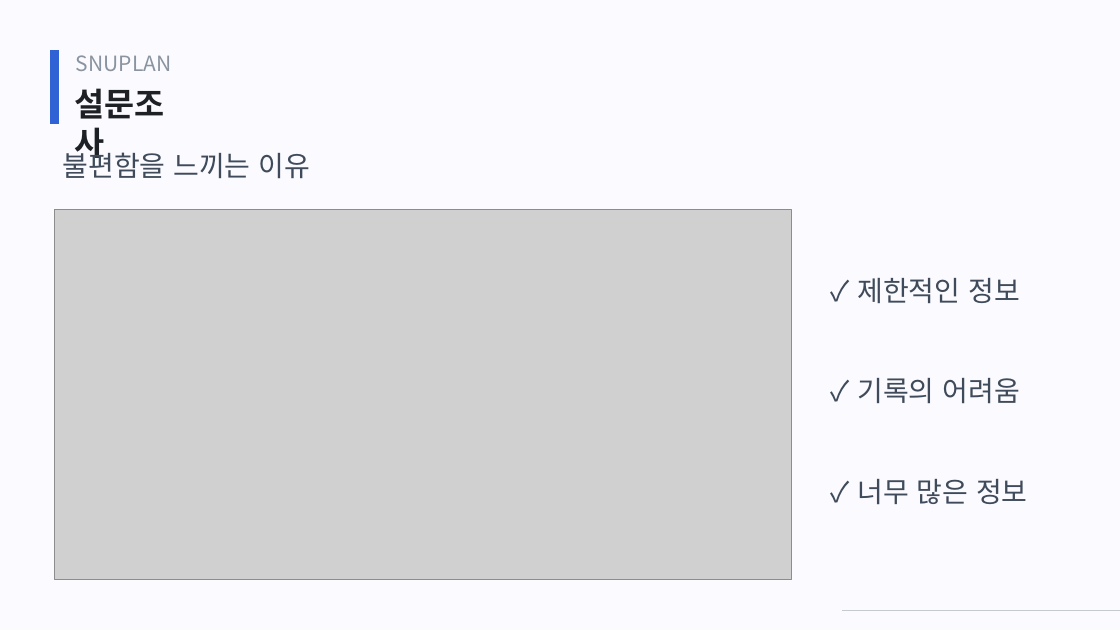
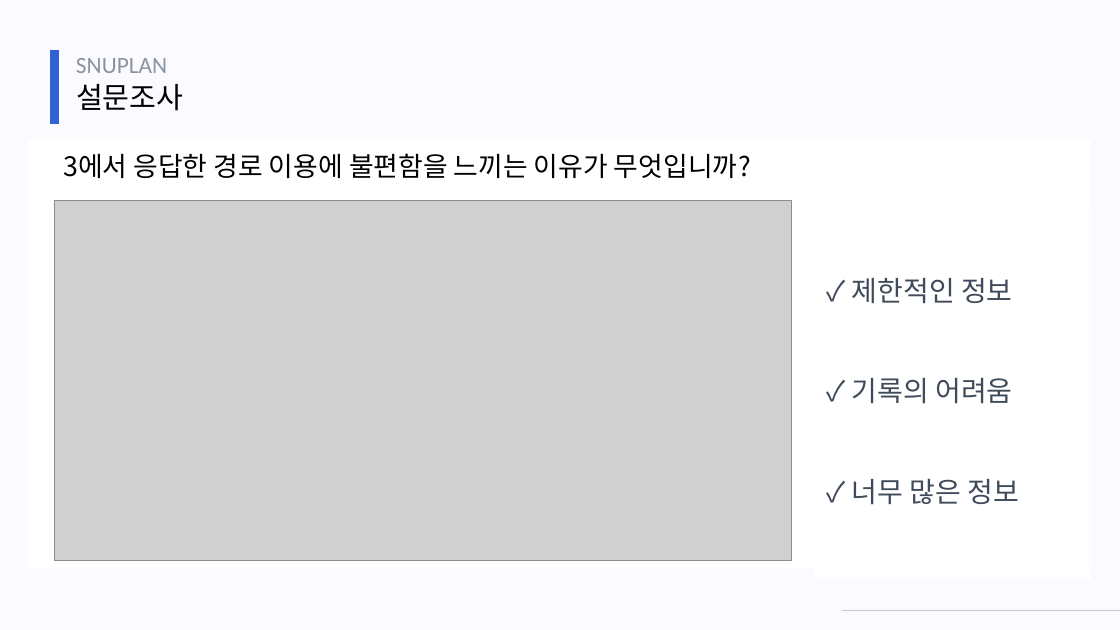
Before and after one commit to webprogrammingteam7/Static, a slide deck: slide 7 of SNUPLAN_staticpage.pptx. Drawn at 1120x630 pixels with LibreOffice and Linux fonts; fonts in the diff are those of the drawing; grey boxes stand for pictures. Boxes give left, top, right and bottom in pixels: in the first picture for what was removed or moved away, otherwise in the second. Text is boxed around its words. In the diff, an @@ line names an element or a change of style, - is before the commit and + after.

```diff
--- a/SNUPLAN_staticpage.pptx
+++ b/SNUPLAN_staticpage.pptx
@@ text "SNUPLAN" at (76, 58, 167, 73): size 18 to 20 pt, font Noto Sans CJK KR to Calibri @@
@@ text "설문조사" at (76, 84, 183, 111): size 28 to 25 pt, text colour #1D2024 to #000000, bold off @@
@@ rectangle added at (29, 139, 1091, 569), fill #FFFFFF @@
@@ text at (63, 153, 751, 178): text changed; size 24 to 23 pt; text colour #3F4B5A to #000000 @@
-불편함을 느끼는 이유
+3에서 응답한 경로 이용에 불편함을 느끼는 이유가 무엇입니까?
@@ picture: place and size @@
-picture at (55, 209, 792, 580)
+picture at (55, 200, 792, 560)
@@ rectangle added at (814, 210, 1092, 580), fill #FFFFFF @@
@@ text "✓ 제한적인 정보" at (852, 278, 1019, 505): font Noto Sans CJK KR to Calibri @@
```
Also in this commit, not shown: 12 other slides changed, 1 other file.
